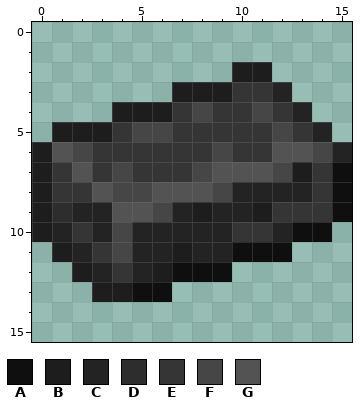
Pixel-art sprite -- assets/minecraft/textures/slimefun/damascus_steel_ingot.png. That is the earlier state.
The file is 16x16 pixels. Colours within 5 levels of each other are drawn and written as one.
Palette (. is transparent): A #0f0f0f  B #1d1d1d  C #232323  D #2d2d2d  E #353535  F #464646  G #535353
Pixels before, first column x 0:
 2 ..........BB....
 3 .......BBBEEC...
 4 ....BBBEFEEFEC..
 5 .BBBEFFEEEEEFEC.
 6 BGFEEEEEEFEEGGFC
 7 BEGEFEEEFGGGFBEA
 8 BEEGFFGGGFCCCCEA
 9 BDCCGGFCBCCBEEEA
10 BCECFCCCCCEECAA.
11 .BCEFCCBCCAAA...
12 ..BCECBAAA......
13 ...BBAA.........
The same view after the edit:
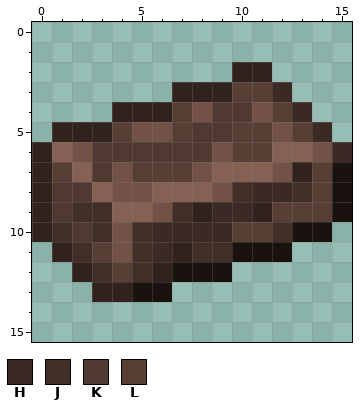
Colours new in this view: H #3b2923  J #412e27  K #503930  L #583f35
Change:
colour A: #0f0f0f -> #19120f
colour B: #1d1d1d -> #31221d
colour F: #464646 -> #725246
colour G: #535353 -> #846153
Changed rows in their new state; - is a pixel that keeps its letter.
first column x 1:
 3 ---------LLH---
 4 ------L-KK-LH--
 5 ---L--LKKLL-LH-
 6 --KKKKKK-LL---H
 7 L-K-LLL------L-
 8 KK-------JHHJL-
 9 KJJ---J-HH-LLL-
10 JKJ-JHHHHLLJ---
11 -JL-JH-JJ------
12 --JLJ----------
Pixel boxes of the changes (left, top, right, bottom) in both pictures:
changed: (32, 62, 352, 302)
